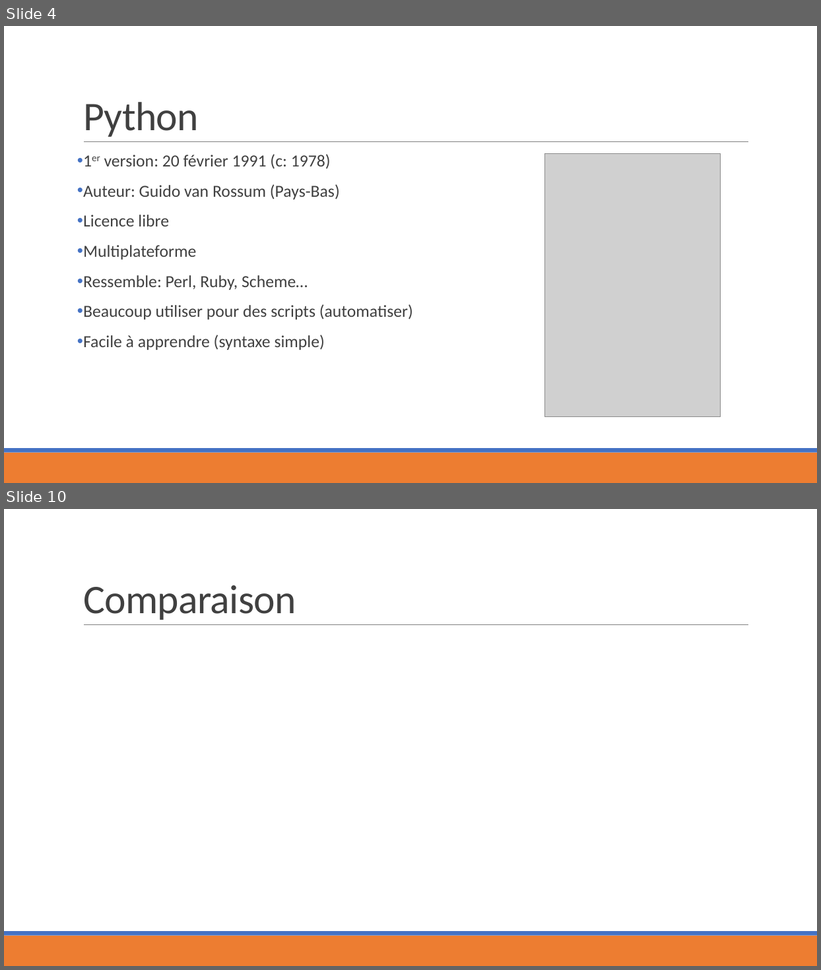
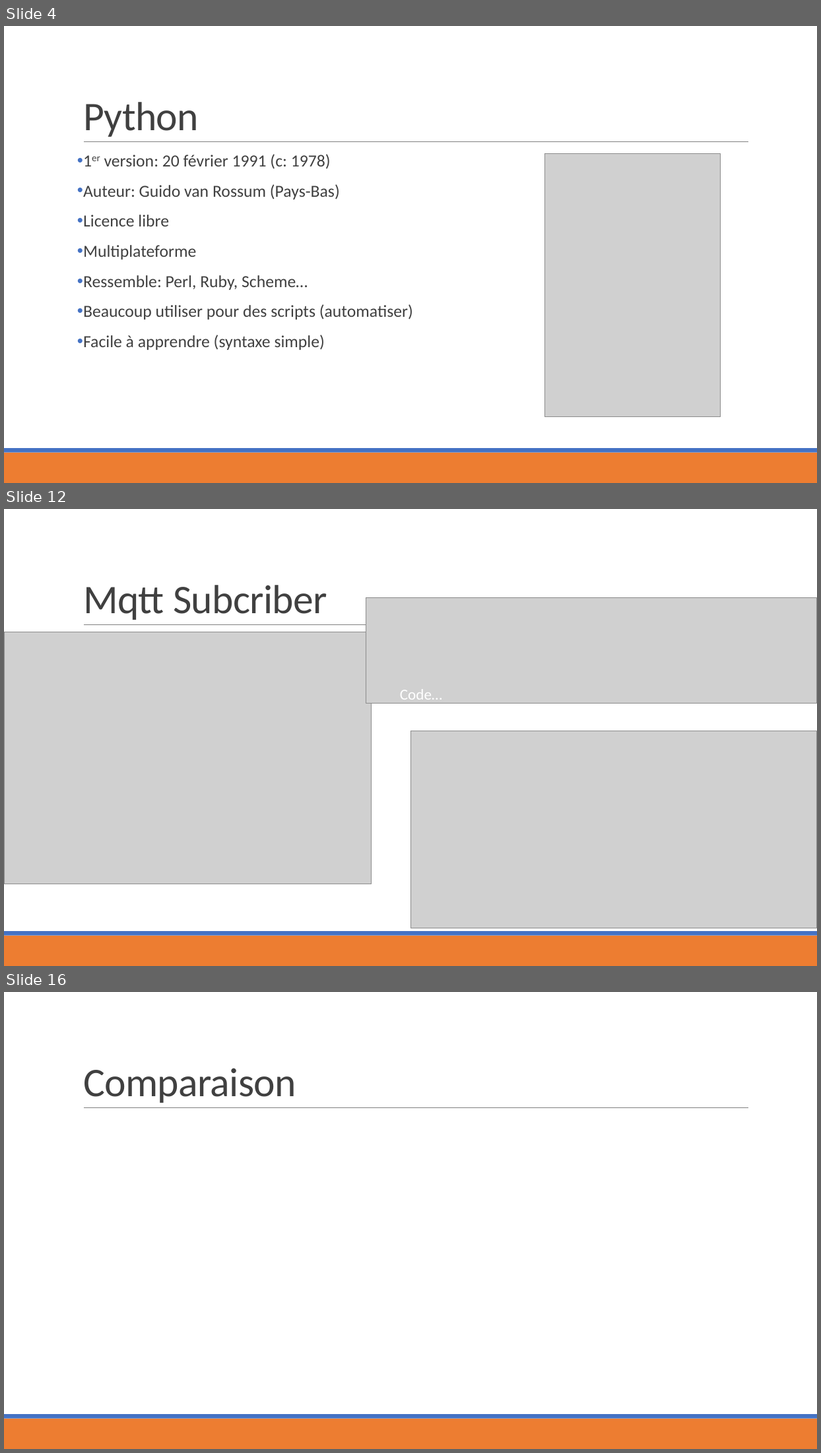
Before and after one commit to MaximeRoy1733837/ESP, a slide deck: Python/Défi_python.pptx. Shown one above the other, each under a label of ours: slides 4 and 10 before the commit, slides 4, 12 and 16 after it; the slides between them are not shown. The pictures are 821x970 and 821x1453 pixels, drawn with LibreOffice and Linux fonts; fonts in the diff are those of the drawing; grey boxes stand for pictures. Boxes give left, top, right and bottom in pixels: in the first picture for what was removed or moved away, otherwise in the second. Text is boxed around its words. In the diff, an @@ line names an element or a change of style, - is before the commit and + after.

```diff
--- a/Python/Défi_python.pptx
+++ b/Python/Défi_python.pptx
@@ slide 12 added at bbox=[4, 509, 817, 966], background #FFFFFF; not listed: 3 template elements that a slide beside it also shows @@
@@ title added at bbox=[83, 585, 327, 620], 48 pt, text #404040 @@
+Mqtt Subcriber
@@ picture added at bbox=[366, 597, 817, 704] @@
@@ picture added at bbox=[5, 632, 371, 884] @@
@@ text added at bbox=[400, 689, 442, 704], 18 pt, text #FFFFFF @@
+Code…
@@ picture added at bbox=[411, 731, 817, 928] @@
@@ what was slide 10 is now slide 16 @@
```
Also in this commit, not shown: 5 slides changed, 7 other slides added, 2 slides removed, 1 other file.
